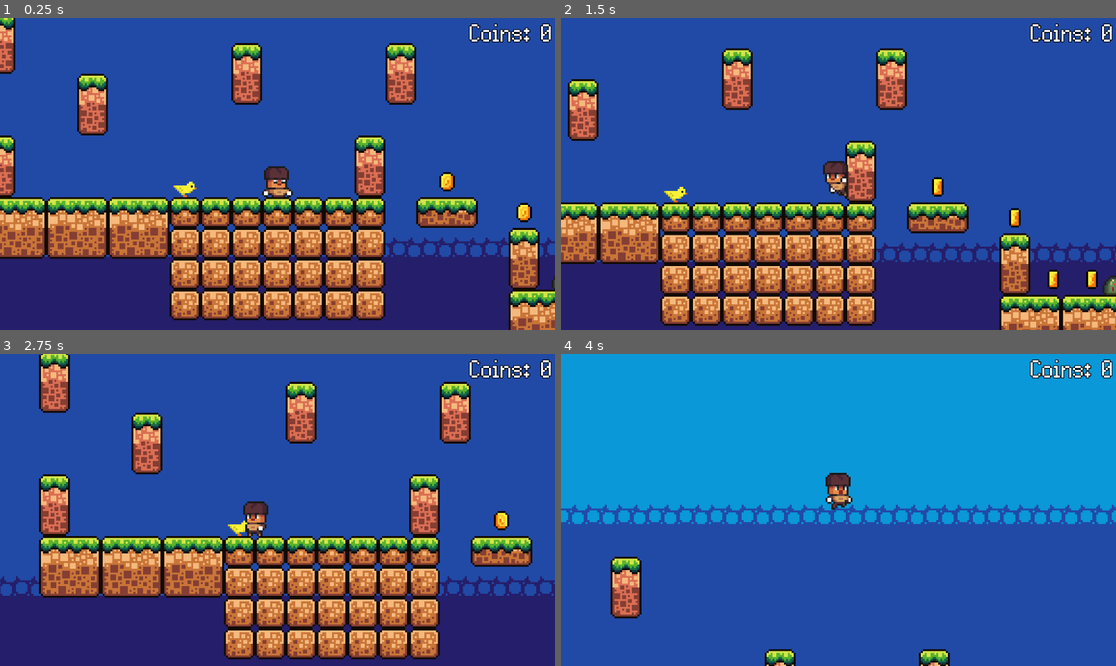
Above: before the commit, frames 1-4 (two rows, left to right).
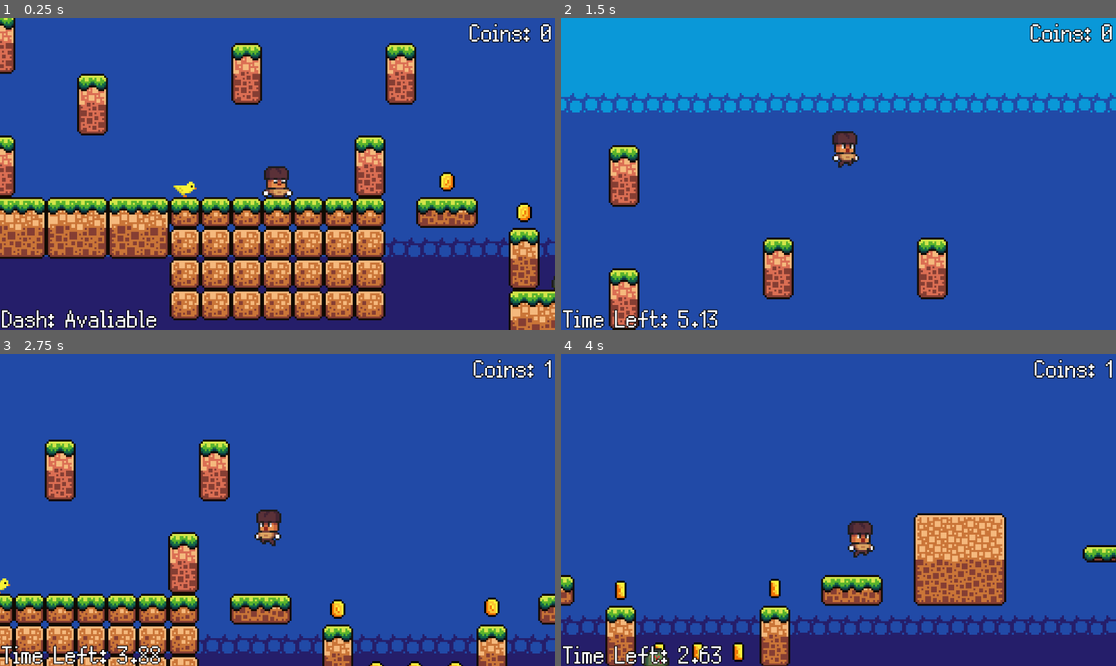
Above: after the commit, the same moments.

Repository: ericafk0001/emberheart
Game: Godot game, scene res://scenes/game.tscn
Two runs of this game, one before a commit and one after it. Both use one fixed random seed, a clock stepped at 60 frames per second and the inputs below.
Inputs:
- Up to frame 1 (0.25 s): no input
- Up to frame 2 (1.5 s): hold D (move_right) from 0.53 s (still down); tap M (dash) at 0.6 s; tap W (jump) at 0.77, 0.8, 1.07, 1.35 s
- Up to frame 3 (2.75 s): tap W (jump) at 1.52, 1.82, 2.3 s; tap M (dash) at 1.55, 2.1 s; release D (move_right) at 2.03 s; hold A (move_left) from 2.03 s (still down)
- Up to frame 4 (4 s): release A (move_left) at 2.78 s; hold D (move_right) from 2.78 s (still down); tap M (dash) at 2.85 s; tap W (jump) at 3.02, 3.32, 3.6, 3.77 s

The runs differ from the first frame. In frame 1, 1.0% of the frame differs, in the area x 0-29%, y 93-100%; in frame 2, 67%; in frame 3, 45%; in frame 4, 73%, in the area x 0-100%, y 0-100%.

Commit message:
wall jump can only be done when velocity.y > 0 and implemented dash cooldown label

Diff:
--- /dev/null
+++ b/game/scenes/ability_ui.tscn
@@ -0,0 +1,27 @@
+[gd_scene load_steps=2 format=3 uid="uid://ct3wdj4o5hkg5"]
+
+[ext_resource type="FontFile" uid="uid://dfcym6ytisy3b" path="res://assets/fonts/Silver.ttf" id="1_i2qre"]
+
+[node name="AbilityUI" type="Control"]
+layout_mode = 3
+anchors_preset = 15
+anchor_right = 1.0
+anchor_bottom = 1.0
+grow_horizontal = 2
+grow_vertical = 2
+
+[node name="DashLabel" type="Label" parent="."]
+layout_mode = 1
+anchors_preset = 2
+anchor_top = 1.0
+anchor_bottom = 1.0
+offset_left = 4.0
+offset_top = -53.0
+offset_right = 136.0
+offset_bottom = 31.0
+grow_vertical = 0
+theme_override_constants/outline_size = 6
+theme_override_fonts/font = ExtResource("1_i2qre")
+theme_override_font_sizes/font_size = 76
+text = "Dash: Avaliable"
+vertical_alignment = 2
--- a/game/scenes/game.tscn
+++ b/game/scenes/game.tscn
@@ -1,10 +1,11 @@
-[gd_scene load_steps=18 format=3 uid="uid://i8j8b0xql6b1"]
+[gd_scene load_steps=19 format=3 uid="uid://i8j8b0xql6b1"]
 
 [ext_resource type="PackedScene" uid="uid://bblcss1ecyxn1" path="res://scenes/killzone.tscn" id="1_hff50"]
 [ext_resource type="Script" path="res://scripts/game_manager.gd" id="1_pfggd"]
 [ext_resource type="PackedScene" uid="uid://cqsasnstdgl0g" path="res://scenes/player.tscn" id="1_v6pap"]
 [ext_resource type="PackedScene" uid="uid://bm87j05omfwol" path="res://scenes/currency_ui.tscn" id="2_nva2e"]
 [ext_resource type="Texture2D" uid="uid://ddndmm7cufqx6" path="res://assets/sprites/spring_.png" id="2_tkm24"]
+[ext_resource type="PackedScene" uid="uid://ct3wdj4o5hkg5" path="res://scenes/ability_ui.tscn" id="3_mq0sc"]
 [ext_resource type="PackedScene" uid="uid://b35f7pkac736h" path="res://scenes/platform.tscn" id="3_n4d3i"]
 [ext_resource type="Texture2D" uid="uid://5f1x006hvj7d" path="res://assets/sprites/sky_.png" id="4_4upij"]
 [ext_resource type="PackedScene" uid="uid://b1f0uufvs8q1f" path="res://scenes/coin.tscn" id="4_wjl3y"]
@@ -357,6 +358,10 @@
 [node name="CanvasLayer" type="CanvasLayer" parent="GameManager"]
 
 [node name="CurrencyUI" parent="GameManager/CanvasLayer" instance=ExtResource("2_nva2e")]
+unique_name_in_owner = true
+
+[node name="AbilityUI" parent="GameManager/CanvasLayer" instance=ExtResource("3_mq0sc")]
+unique_name_in_owner = true
 
 [node name="Killzone" parent="." instance=ExtResource("1_hff50")]
 position = Vector2(101, 98)
--- a/game/scenes/player.tscn
+++ b/game/scenes/player.tscn
@@ -241,9 +241,8 @@
 [node name="AnimatedSprite2D" type="AnimatedSprite2D" parent="."]
 position = Vector2(0, -15)
 sprite_frames = SubResource("SpriteFrames_e8f1n")
-animation = &"wall_slide"
+animation = &"idle"
 autoplay = "idle"
-frame_progress = 0.928799
 
 [node name="CollisionShape2D" type="CollisionShape2D" parent="."]
 position = Vector2(-0.5, -14)
@@ -266,6 +265,9 @@
 
 [node name="DashCooldownTimer" type="Timer" parent="."]
 wait_time = 6.0
+one_shot = true
+
+[node name="Raycasts" type="Node2D" parent="."]
 
 [connection signal="timeout" from="JumpBufferTimer" to="." method="_on_jump_buffer_timer_timeout"]
 [connection signal="timeout" from="CoyoteTimer" to="." method="_on_coyote_timer_timeout"]
--- a/game/scripts/player.gd
+++ b/game/scripts/player.gd
@@ -6,6 +6,7 @@
 @onready var dash_timer: Timer = $DashTimer
 @onready var dash_cooldown_timer: Timer = $DashCooldownTimer
 @onready var wall_jump_timer: Timer = $WallJumpTimer
+@onready var dash_label: Control = %AbilityUI/DashLabel
 
 const SPEED = 140.0
 const JUMP_VELOCITY = -280.0
@@ -25,12 +26,14 @@
 
 func _physics_process(delta: float) -> void:
 	var direction := Input.get_axis("move_left", "move_right")
-	if is_on_wall_only() && !is_on_floor() && round(direction * get_wall_normal().x) == -1 && !do_wall_jump:
+	if is_on_wall_only() && !is_on_floor() && round(direction * get_wall_normal().x) == -1 && !do_wall_jump && velocity.y > 0:
 		is_wall_sliding = true
 		velocity.y = WALL_SLIDE_SPEED * delta
 	elif !is_on_floor() && !is_dashing:
 		is_wall_sliding = false
 		velocity += calculate_gravity() * delta
+	else:
+		is_wall_sliding = false
 
 	# Handle jump.
 	if Input.is_action_just_pressed("jump"):
@@ -60,6 +63,12 @@
 			dash_cooldown_timer.start()
 		else:
 			is_dashing = false
+
+	#cooldowns
+	if dash_cooldown_timer.time_left > 0:
+		dash_label.text = "Time Left: %.2f" % dash_cooldown_timer.time_left
+	else:
+		dash_label.text = "Dash: Avaliable"
 
 	#Flip Sprite
 	if is_wall_sliding:
